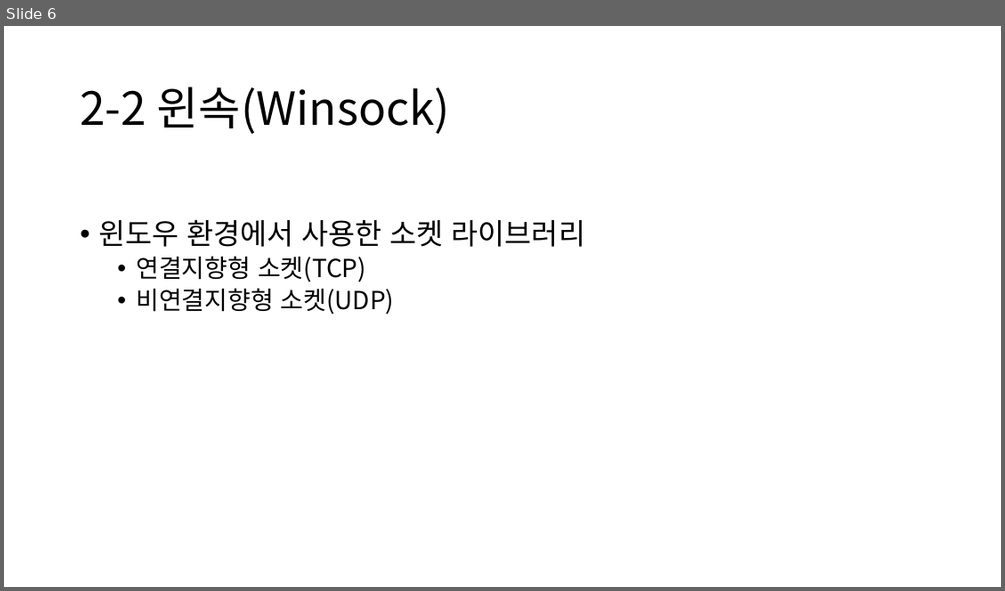
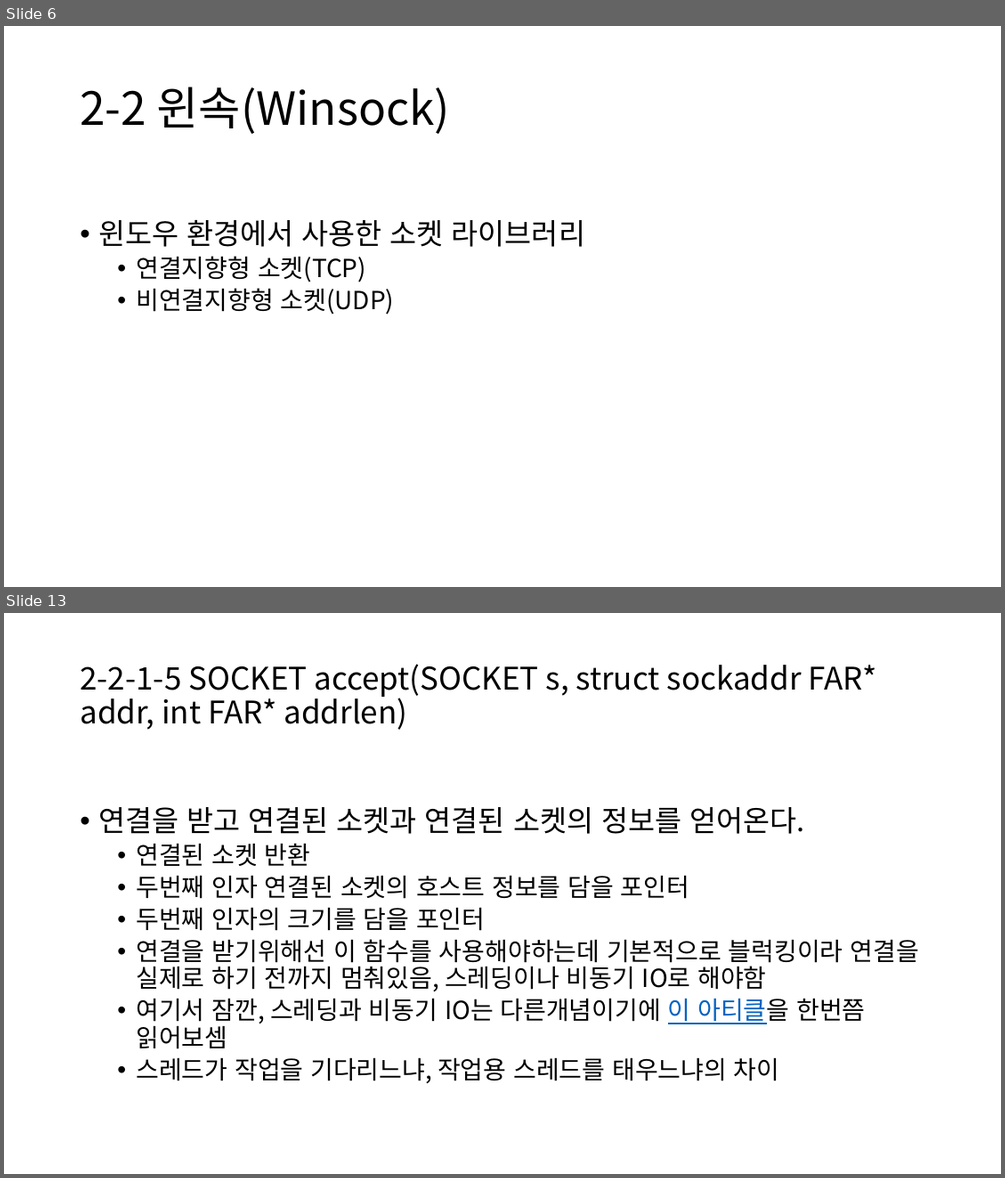
Before and after one commit to OnionLee/game_server_study, a slide deck: doc/온라인 게임 서버 - 기초편.pptx. Shown one above the other, each under a label of ours: slide 6 before the commit, slides 6 and 13 after it; the slides between them are not shown. The pictures are 1005x591 and 1005x1178 pixels, drawn with LibreOffice and Linux fonts; fonts in the diff are those of the drawing. Boxes give left, top, right and bottom in pixels: in the first picture for what was removed or moved away, otherwise in the second. Text is boxed around its words. In the diff, an @@ line names an element or a change of style, - is before the commit and + after.

```diff
--- a/doc/온라인 게임 서버 - 기초편.pptx
+++ b/doc/온라인 게임 서버 - 기초편.pptx
@@ slide 13 added at [4,613,1001,1174], background #FFFFFF @@
@@ title added at [80,664,877,730], 30 pt, text #000000 @@
+2-2-1-5 SOCKET accept(SOCKET s, struct sockaddr FAR* addr, int FAR* addrlen)
@@ text added at [98,807,919,1083], 24 pt, text #000000 @@
+• 연결을 받고 연결된 소켓과 연결된 소켓의 정보를 얻어온다.
+  • 연결된 소켓 반환
+  • 두번째 인자 연결된 소켓의 호스트 정보를 담을 포인터
+  • 두번째 인자의 크기를 담을 포인터
+  • 연결을 받기위해선 이 함수를 사용해야하는데 기본적으로 블럭킹이라 연결을 실제로 하기 전까지 멈춰있음, 스레딩이나 비동기 IO로 해야함
+  • 여기서 잠깐, 스레딩과 비동기 IO는 다른개념이기에 이 아티클을 한번쯤 읽어보셈
+  • 스레드가 작업을 기다리느냐, 작업용 스레드를 태우느냐의 차이
```
Also in this commit, not shown: 3 slides changed, 13 other slides added, 12 other files.
